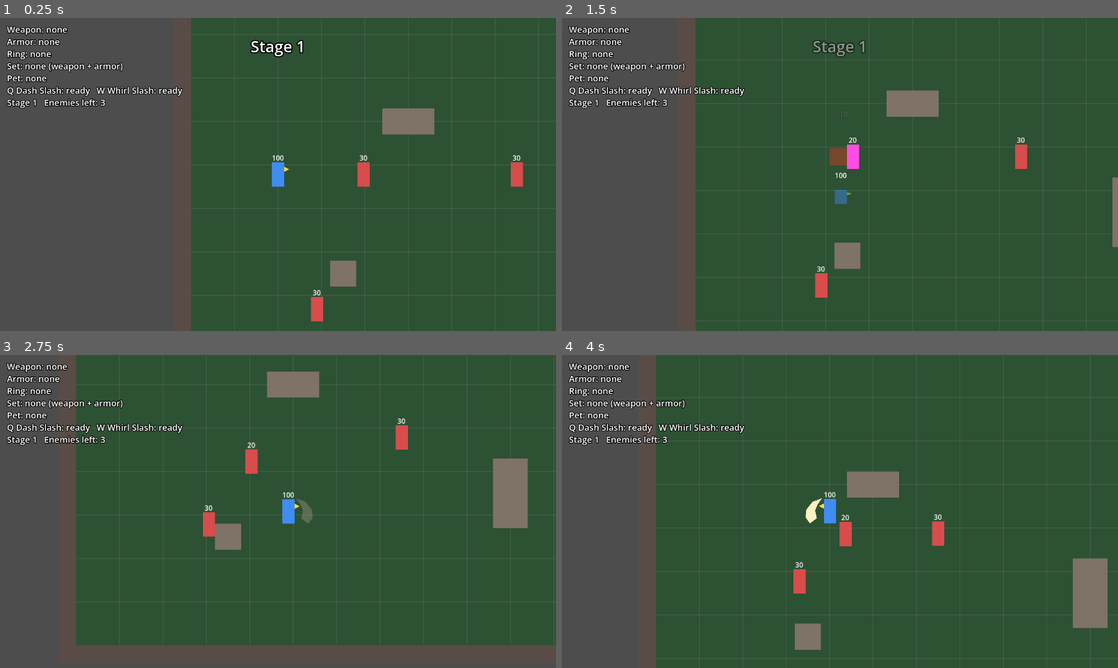
Above: before the commit, frames 1-4 (two rows, left to right).
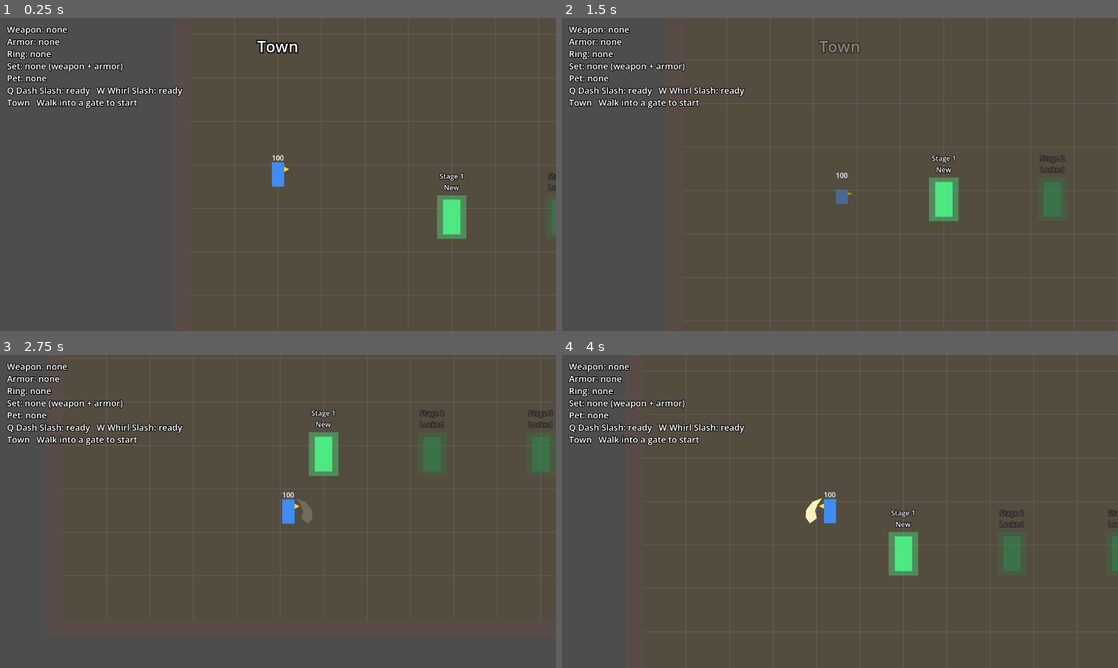
Above: after the commit, the same moments.

Repository: knc219-a11y/second-game
Game: Godot game, scene res://scenes/test_map.tscn
The game is run twice, just before and just after one commit, with the same random seed, the same clock (stepped at 60 frames per second) and the same inputs.
Inputs:
- Up to frame 1 (0.25 s): no input
- Up to frame 2 (1.5 s): hold Right (move_right) 0.53-1.28 s; hold X (attack) 0.53-1.28 s; hold Down (move_down) from 1.28 s (still down); tap Space (roll) at 1.35 s
- Up to frame 3 (2.75 s): release Down (move_down) at 2.03 s; hold Right (move_right) from 2.03 s (still down); hold X (attack) from 2.03 s (still down)
- Up to frame 4 (4 s): release Right (move_right) at 2.78 s; release X (attack) at 2.78 s; hold Up (move_up) 2.78-3.53 s; tap Space (roll) at 2.85 s; hold Left (move_left) from 3.53 s (still down); hold X (attack) from 3.53 s (still down)

The runs differ from the first frame. In frame 1, 66% of the frame differs, in the area x 1-100%, y 0-100%; in frame 2, 75%; in frame 3, 78%; in frame 4, 81%.

Commit message:
Hub: game starts in a town with gates to stages 1-3 (best grade shown) and the dungeon; clears return to town and unlock the next stage
Co-Authored-By: Claude Opus 5.5 (1M context) <noreply@anthropic.com>
Claude-Session: https://claude.ai/code/session_01BneJSCUNzaKWHprF1mRXWT

Diff:
--- a/scenes/test_map.tscn
+++ b/scenes/test_map.tscn
@@ -254,7 +254,7 @@
 horizontal_alignment = 1
 theme_override_constants/outline_size = 6
 theme_override_colors/font_outline_color = Color(0, 0, 0, 1)
-text = "EXIT"
+text = "TOWN"
 
 [node name="Player" parent="." instance=ExtResource("1")]
 position = Vector2(200, 450)
@@ -280,7 +280,7 @@
 theme_override_constants/outline_size = 6
 theme_override_colors/font_outline_color = Color(0, 0, 0, 1)
 theme_override_font_sizes/font_size = 20
-text = "Stage 1   Enemies left: 3"
+text = "Town   Walk into a gate to start"
 
 [node name="StageBanner" type="Label" parent="Hud"]
 anchors_preset = 10
@@ -292,7 +292,7 @@
 theme_override_constants/outline_size = 10
 theme_override_colors/font_outline_color = Color(0, 0, 0, 1)
 theme_override_font_sizes/font_size = 36
-text = "Stage 1"
+text = "Town"
 
 [node name="Fade" type="ColorRect" parent="Hud"]
 anchors_preset = 15
--- a/scripts/test_map.gd
+++ b/scripts/test_map.gd
@@ -1,11 +1,14 @@
 extends Node2D
 
-# Normal play is stage by stage (adventure): each stage places a fixed set of
-# enemies from STAGES. Killing them all clears the stage, an exit appears at
-# the right edge, and walking into it fades to the next stage on the same map.
-# The Player node stays, so gear, pet and HP carry over. The last stage's exit
-# leads into the special dungeon instead (endless_mode turned on, its own rocks
-# and floor). R restart (after death) reloads the scene: back to stage 1, gear and pet kept (player.gd SAVE_PATH).
+# The game starts in the hub town (no enemies). Its gates lead into stages
+# 1-3 and, once stage 3 is cleared, the special dungeon; each stage gate shows
+# that stage's best grade, and locked gates are greyed out. Normal play is
+# stage by stage (adventure): each stage places a fixed set of enemies from
+# STAGES. Killing them all clears the stage (unlocking the next one in the save
+# file), an exit appears at the right edge, and walking into it fades back to
+# town, all on the same map. The Player node stays, so gear, pet and HP carry
+# over. R restart (after death) reloads the scene: back to town, gear, pet,
+# grades and unlocks kept (player.gd SAVE_PATH).
 #
 # Each stage also has its own rock layout (STAGE_ROCKS) and floor tint; moving
 # on clears drops left on the ground.
@@ -51,6 +54,16 @@
 @export var fade_time: float = 0.3
 
 var stage: int = 1
+# Hub town: gate positions for stage 1..STAGES.size(), then the dungeon. The
+# highest unlocked stage is saved (section "progress", key "unlocked");
+# unlocked = STAGES.size() + 1 opens the dungeon gate.
+const HUB_GATES := [Vector2(600, 540), Vector2(850, 540), Vector2(1100, 540), Vector2(1350, 540)]
+const HUB_FLOOR_COLOR := Color(0.33, 0.3, 0.25, 1)
+const LOCKED_GATE_COLOR := Color(0.55, 0.55, 0.55, 0.6)
+const DUNGEON_GATE_COLOR := Color(1, 0.35, 0.3, 0.8)
+var in_hub: bool = false
+var hub_gates: Array = []
+var unlocked: int = 1
 # Stage grade from hits taken (player.gd hits_taken) during the stage: S up to
 # grade_s_hits, A up to grade_a_hits, else B. Shown on the clear banner; the
 # best grade per stage is kept in the save file (player.gd SAVE_PATH, section
@@ -140,9 +153,57 @@
 		for e in enemies.get_children():
 			enemies.remove_child(e)
 			e.free()
-		_spawn_stage()
+		_build_hub_gates()
+		_enter_hub()
 	enemies.child_exiting_tree.connect(_on_enemy_exiting)
 	_update_kill_label()
+
+
+# The town gates are copies of the exit gate, kept under the Player in draw order.
+func _build_hub_gates() -> void:
+	for i in HUB_GATES.size():
+		var gate := exit_gate.duplicate() as Node2D
+		gate.name = "HubGate%d" % (i + 1)
+		gate.position = HUB_GATES[i]
+		var label := gate.get_node("Label") as Label
+		label.offset_left = -60.0
+		label.offset_right = 60.0
+		label.offset_top = -126.0
+		add_child(gate)
+		move_child(gate, player.get_index())
+		hub_gates.append(gate)
+
+
+func _enter_hub() -> void:
+	in_hub = true
+	stage_cleared = false
+	exit_gate.visible = false
+	_build_rocks([])
+	floor_poly.color = HUB_FLOOR_COLOR
+	var cfg := ConfigFile.new()
+	cfg.load(player.SAVE_PATH)
+	unlocked = cfg.get_value("progress", "unlocked", 1)
+	for i in hub_gates.size():
+		var gate: Node2D = hub_gates[i]
+		var label := gate.get_node("Label") as Label
+		var open := i + 1 <= unlocked
+		gate.visible = true
+		gate.modulate = Color(1, 1, 1, 1) if open else LOCKED_GATE_COLOR
+		label.modulate = Color(1, 1, 1, 1)
+		if i >= STAGES.size():
+			(gate.get_node("Door") as Polygon2D).color = DUNGEON_GATE_COLOR
+			label.text = "Dungeon" if open else "Dungeon\nLocked"
+			continue
+		var best: String = cfg.get_value("grades", "stage_%d" % (i + 1), "")
+		if not open:
+			label.text = "Stage %d\nLocked" % (i + 1)
+		elif best == "":
+			label.text = "Stage %d\nNew" % (i + 1)
+		else:
+			label.text = "Stage %d\nBest %s" % [i + 1, best]
+			label.modulate = GRADE_COLORS[best]
+	print("Town: unlocked %d" % unlocked)
+	_show_banner("Town")
 
 
 func _spawn_stage() -> void:
@@ -232,7 +293,9 @@
 
 
 func _update_kill_label() -> void:
-	if endless_mode:
+	if in_hub:
+		kill_label.text = "Town   Walk into a gate to start"
+	elif endless_mode:
 		kill_label.text = "Dungeon   Kills: %d   Enemies at once: %d" % [kills, keep_alive]
 	else:
 		kill_label.text = "Stage %d   Enemies left: %d" % [stage, _alive_enemies()]
@@ -243,12 +306,10 @@
 	var hits: int = player.hits_taken
 	var grade := "S" if hits <= grade_s_hits else ("A" if hits <= grade_a_hits else "B")
 	var best := _save_best_grade(grade)
+	_save_unlock(stage + 1)
 	print("Stage %d clear: grade %s (%d hits), best %s" % [stage, grade, hits, best])
 	_show_banner("Stage %d Clear!\nGrade %s  (%d hits)   Best %s" % [stage, grade, hits, best], GRADE_COLORS[grade], clear_banner_time)
-	if _is_last_stage():
-		kill_label.text = "Stage %d   Clear! Dungeon on the right ->" % stage
-	else:
-		kill_label.text = "Stage %d   Clear! Exit on the right ->" % stage
+	kill_label.text = "Stage %d   Clear! Back to town on the right ->" % stage
 	exit_gate.position = exit_position
 	exit_gate.visible = true
 	_spawn_chests(grade)
@@ -303,21 +364,24 @@
 	return best
 
 
-func _is_last_stage() -> bool:
-	return stage % STAGES.size() == 0
-
-
-# Fade out, put the Player (and pet) back at the start, bring in the next
-# stage's enemies and rocks (or the dungeon after the last stage), fade in.
+# Opens stages up to n (n = STAGES.size() + 1 opens the dungeon) in the save file.
+func _save_unlock(n: int) -> void:
+	var cfg := ConfigFile.new()
+	cfg.load(player.SAVE_PATH)
+	if n > cfg.get_value("progress", "unlocked", 1):
+		cfg.set_value("progress", "unlocked", n)
+		cfg.save(player.SAVE_PATH)
+
+
+# Fade out, put the Player (and pet) back at the start, bring in the target
+# (0 = town, 1..STAGES.size() = that stage, above = the dungeon), fade in.
 # Drops and chests left on the ground are cleared.
-func _move_on() -> void:
+func _move_on(target: int) -> void:
 	moving_on = true
 	exit_gate.visible = false
 	var tween := create_tween()
 	tween.tween_property(fade, "color:a", 1.0, fade_time)
 	await tween.finished
-	var to_dungeon := _is_last_stage()
-	stage += 1
 	for child in get_children():
 		if child.get_script() == LOOT_SCRIPT or child.get_script() == CHEST_SCRIPT:
 			child.queue_free()
@@ -326,9 +390,15 @@
 	if player.pet != null:
 		player.pet.position = player_start + Vector2(-player.pet.follow_offset.x, player.pet.follow_offset.y)
 	player.camera.reset_smoothing()
-	if to_dungeon:
+	in_hub = false
+	for gate in hub_gates:
+		gate.visible = false
+	if target == 0:
+		_enter_hub()
+	elif target > STAGES.size():
 		_enter_dungeon()
 	else:
+		stage = target
 		_spawn_stage()
 	_update_kill_label()
 	tween = create_tween()
@@ -353,8 +423,15 @@
 	if player.get("is_dead") == true:
 		return
 	if not endless_mode:
-		if stage_cleared and not moving_on and player.position.distance_to(exit_position) <= exit_radius:
-			_move_on()
+		if moving_on:
+			return
+		if in_hub:
+			for i in hub_gates.size():
+				if i + 1 <= unlocked and player.position.distance_to(hub_gates[i].position) <= exit_radius:
+					_move_on(i + 1)
+					return
+		elif stage_cleared and player.position.distance_to(exit_position) <= exit_radius:
+			_move_on(0)
 		return
 	var alive := _alive_enemies()
 	if alive >= keep_alive:
